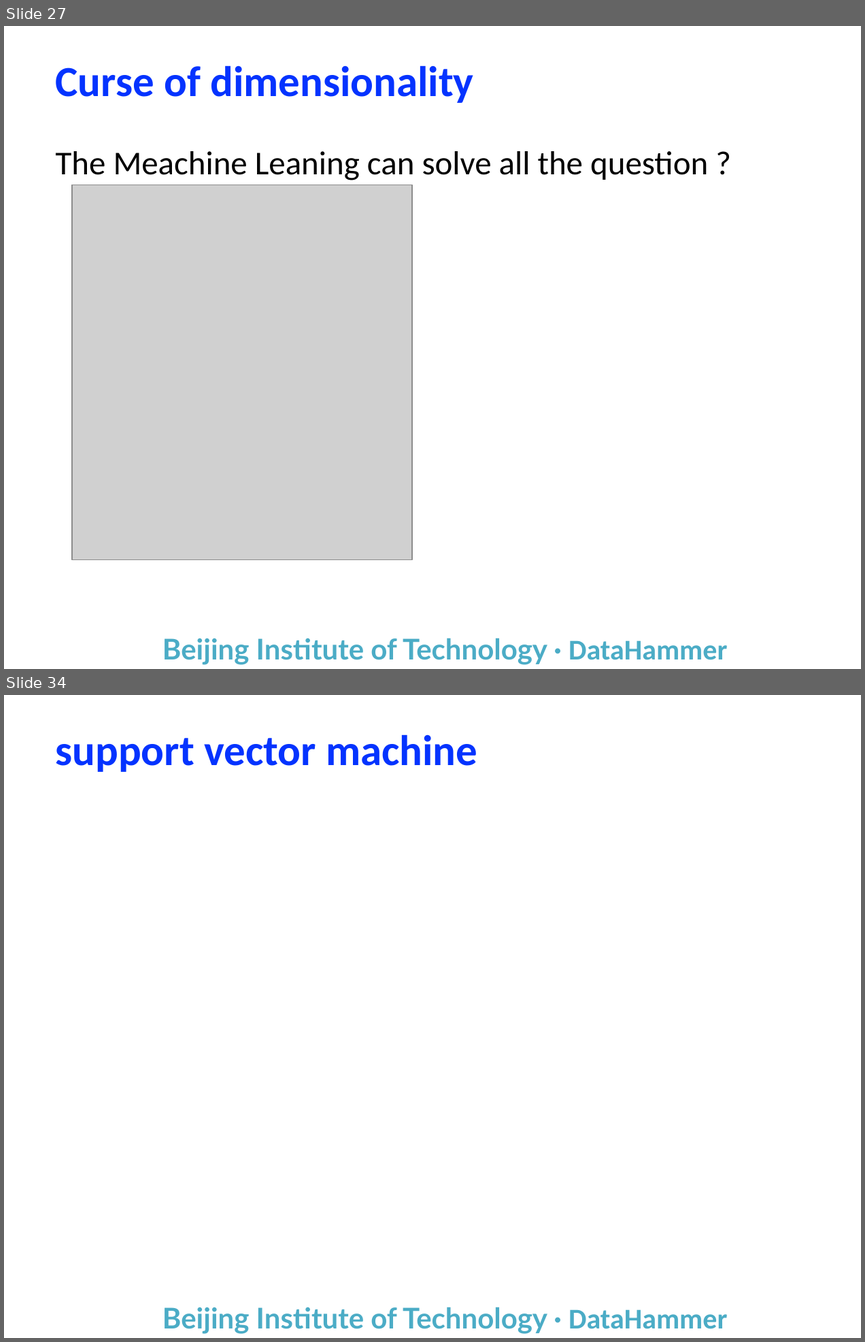
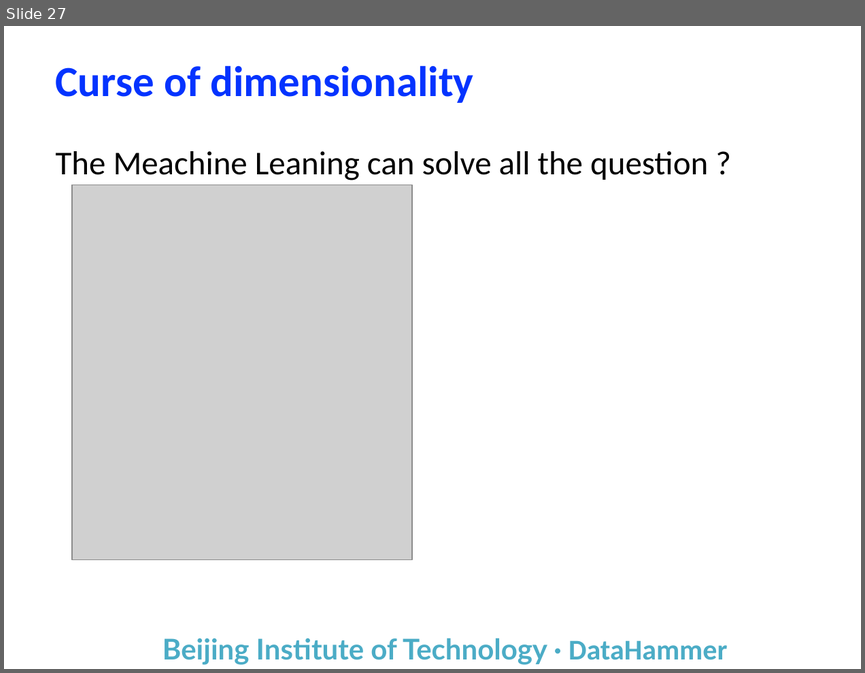
Before and after one commit to yuanba/Study, a slide deck: Report/机器学习自学基础/Machine Learning.pptx. Shown one above the other, each under a label of ours: slides 27 and 34 before the commit, slide 27 after it; the slides between them are not shown. The pictures are 865x1342 and 865x673 pixels, drawn with LibreOffice and Linux fonts; fonts in the diff are those of the drawing; grey boxes stand for pictures; background and template pictures are left out. Boxes give left, top, right and bottom in pixels: in the first picture for what was removed or moved away, otherwise in the second. Text is boxed around its words. In the diff, an @@ line names an element or a change of style, - is before the commit and + after.

```diff
--- a/Report/机器学习自学基础/Machine Learning.pptx
+++ b/Report/机器学习自学基础/Machine Learning.pptx
@@ slide 34 removed at bbox=[4, 695, 861, 1338], background #FFFFFF; not listed: 1 template element that a slide beside it also shows @@
@@ title removed at bbox=[56, 734, 477, 772] @@
-support vector machine
```
Also in this commit, not shown: 1 slide changed, 3 slides added, 20 other slides removed, 1 other file.
